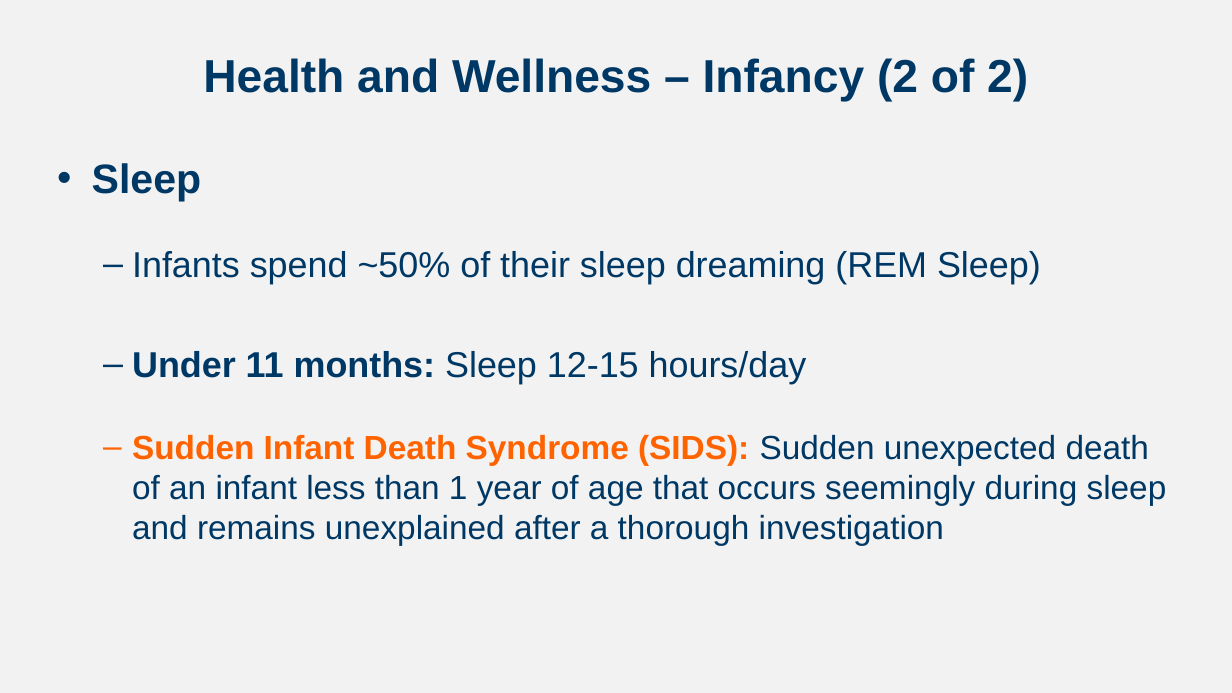
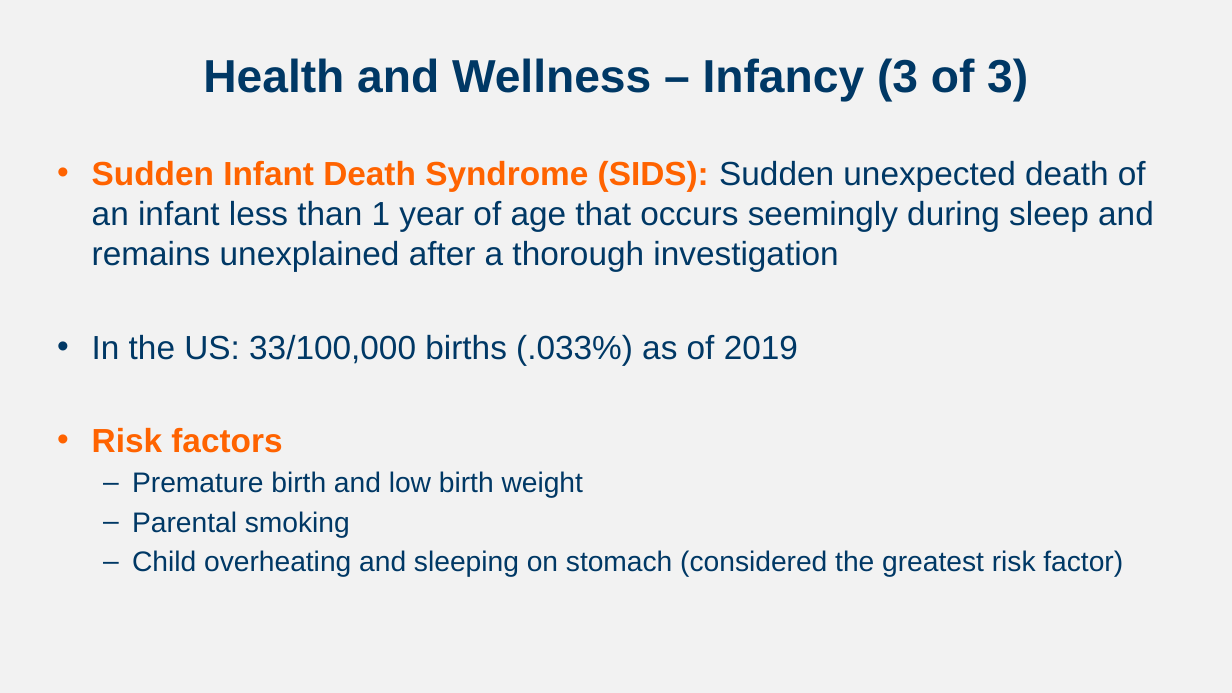
Before and after one commit to npm27/Teaching-Materials, a slide deck: slide 6 of Developmental Fall 23/Slides/Chapter 5.pptx (slide 4 before the commit). Drawn at 1232x693 pixels with LibreOffice and Linux fonts; fonts in the diff are those of the drawing. Boxes give left, top, right and bottom in pixels: in the first picture for what was removed or moved away, otherwise in the second. Text is boxed around its words. In the diff, an @@ line names an element or a change of style, - is before the commit and + after.

```diff
--- a/Developmental Fall 23/Slides/Chapter 5.pptx
+++ b/Developmental Fall 23/Slides/Chapter 5.pptx
@@ title at bbox=[203, 58, 1028, 102]: text changed @@
-Health and Wellness – Infancy (2 of 2)
+Health and Wellness – Infancy (3 of 3)
@@ text at bbox=[92, 163, 1041, 384]: paragraphs removed @@
-• Sleep
-  – Infants spend ~50% of their sleep dreaming (REM Sleep)
-  – Under 11 months: Sleep 12-15 hours/day
@@ text at bbox=[92, 160, 1154, 272]: bullet – to •; list level 2 to 1 in "Sudden Infant Death Syndrome (SIDS): ..." @@
@@ text at bbox=[92, 334, 1123, 577]: paragraphs added @@
+• In the US: 33/100,000 births (.033%) as of 2019
+• Risk factors
+  – Premature birth and low birth weight
+  – Parental smoking
+  – Child overheating and sleeping on stomach (considered the greatest risk factor)
```
Also in this commit, not shown: 12 other slides changed, 13 slides added, 4 other files.
